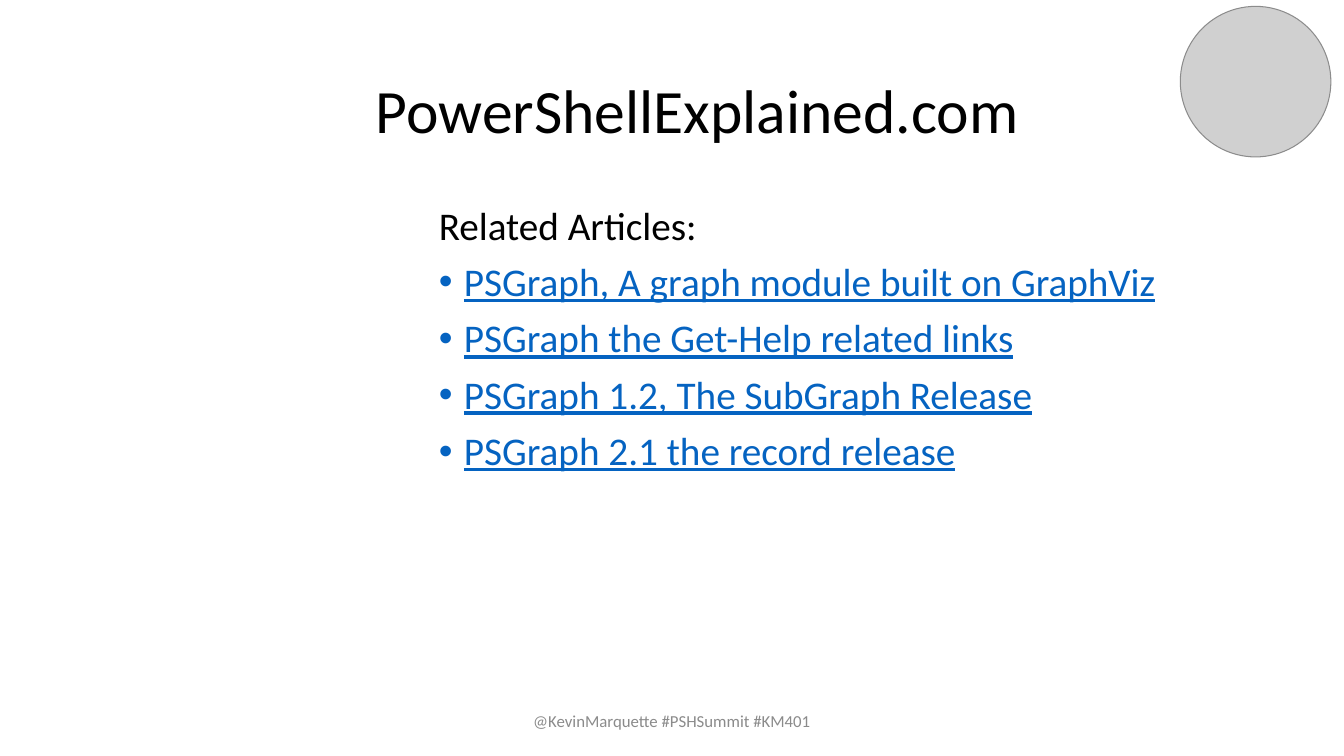
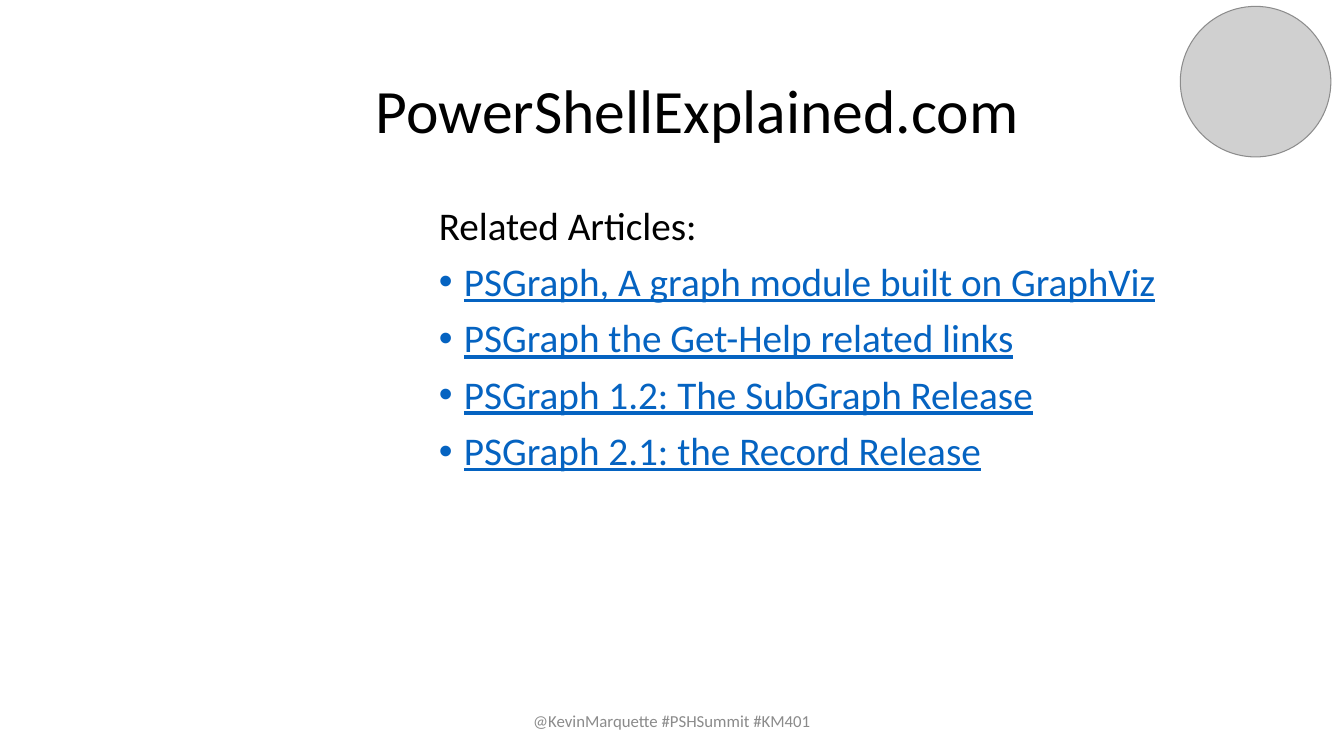
Before and after one commit to KevinMarquette/PSGraphPresentation, a slide deck: slide 8 of PSGraphPresentation.pptx. Drawn at 1344x756 pixels with LibreOffice and Linux fonts; fonts in the diff are those of the drawing; grey boxes stand for pictures; background and template pictures are left out. Boxes give left, top, right and bottom in pixels: in the first picture for what was removed or moved away, otherwise in the second. Text is boxed around its words. In the diff, an @@ line names an element or a change of style, - is before the commit and + after.

```diff
--- a/PSGraphPresentation.pptx
+++ b/PSGraphPresentation.pptx
@@ text at (x1=464, y1=381, x2=1033, y2=472): text changed @@
-• PSGraph 1.2, The SubGraph Release
-• PSGraph 2.1 the record release
+• PSGraph 1.2: The SubGraph Release
+• PSGraph 2.1: the Record Release
```
Also in this commit, not shown: 2 other slides changed, 2 other files.
